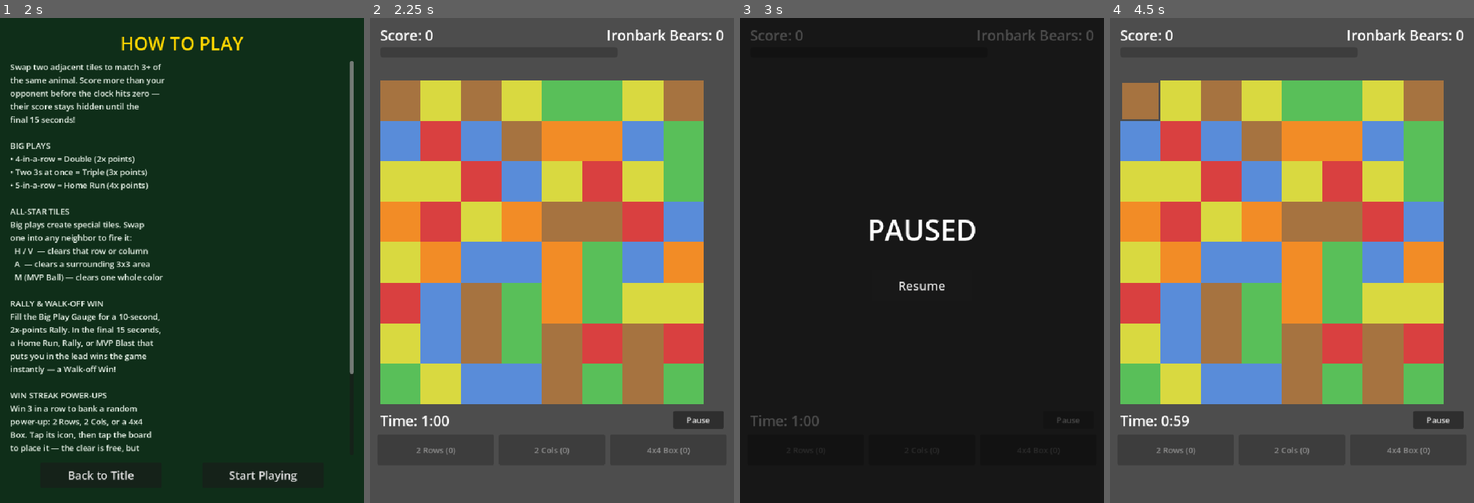
Above: before the commit, frames 1-4 (left to right).
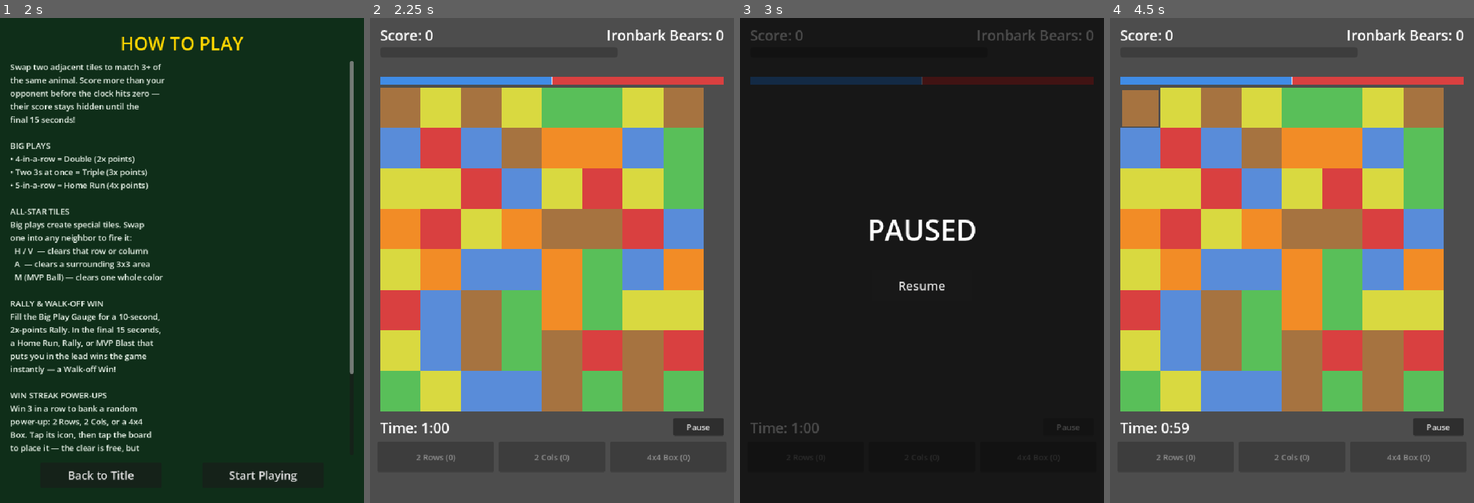
Above: after the commit, the same moments.

Repository: Pazderk/Wild-League-Match
Game: Godot game, scene res://scenes/title_screen.tscn
Two runs of this game, one before a commit and one after it. Both use one fixed random seed, a clock stepped at 60 frames per second and the inputs below.
Inputs (mouse positions are in pixels of both pictures, inside the frame that each line leads up to):
- Up to frame 1 (2 s): click (167, 299) at 0.52 s; type "Alex" at 0.6 s; click "Start Season" at 1.25 s
- Up to frame 2 (2.25 s): click "Start Playing" at 2 s
- Up to frame 3 (3 s): click "Pause" at 2.75 s
- Up to frame 4 (4.5 s): click "Resume" at 3.5 s; tap Enter at 4.25 s; move the mouse to (1139, 100) at 4.27 s; click (1139, 100) at 4.42 s

Frame 1 is identical in both runs. In frame 2, 12% of the frame differs, in the area x 2-98%, y 12-92%; in frame 3, 1.8%; in frame 4, 12%.

Commit message:
Add golden ball, error tiles, extra innings, tug-of-war meter, 3-swap finish
Final chance rework: losing at time-up now grants 3 swap attempts (hits
or misses both count) instead of exactly 1, before the game ends
regardless of outcome — unless a swap crosses the target first, which
still wins immediately, same as any other walkoff.

Board-event tiles: a new shared system (tile.gd's event_type, independent
of the existing All-Star special_type) for temporary markers layered on
an ordinary gem, matched via normal color-match rules:
- Golden ball: spawns once with 20s left, worth 3x a normal tile's score
  when matched, and doesn't clear — it relocates to a random cell instead.
- Error tiles: spawn at 15s and 40s elapsed; matching one gives the
  opponent's score a real +400 penalty, with an immediate "ERROR! +400
  Team" callout so the penalty is felt even while their total is still
  hidden pre-reveal.
- Extra Innings icon: appears once at 30s elapsed for a 5-second window;
  matching it in time adds 10 seconds to the game clock.
Propagating these through swaps and gravity (tiles are fixed nodes whose
properties get overwritten to simulate movement, never actually moved)
needed care: a true swap trades tags between two cells, while gravity's
shift-down is a one-way copy where the destination's old tag is properly
discarded, not preserved. Verified both directly, including the trickiest
case — a tagged tile shifting down because cells below it cleared.

Double/Triple bonus tiles are now roughly half as frequent: the score and
Rally-meter contribution are unchanged, but the resulting row/column or
area All-Star tile now only spawns about 50% of the time, since it was
showing up on nearly every 4-run or double-3 lower down.

Tug-of-war meter: replaces the disconnected pair of score numbers with a
single bar between the Rally bar and the Hitting Streak label — a blue
fill grows from the left for the player, red from the right for the
opponent, so the balance is visible at a glance. Numeric labels are kept
alongside it. During the pre-reveal window it's driven by the same decoy
value the number already showed, so it can't leak the opponent's hidden
real score early; it switches to the real score at the same 15-second
reveal moment "7TH INNING STRETCH!" already fires, and updates every
frame (including during Final Chance) rather than freezing after the
initial reveal, so a later change to the opponent's score is never stale.

Co-Authored-By: Claude Sonnet 5 <noreply@anthropic.com>

Diff:
--- a/scenes/board.tscn
+++ b/scenes/board.tscn
@@ -49,14 +49,42 @@
 theme_override_font_sizes/font_size = 20
 text = "HITTING STREAK x3"
 
+[node name="TugBar" type="Control" parent="."]
+offset_left = 20.0
+offset_top = 116.0
+offset_right = 700.0
+offset_bottom = 132.0
+
+[node name="TugBarBackground" type="ColorRect" parent="TugBar"]
+offset_right = 680.0
+offset_bottom = 16.0
+color = Color(0.25, 0.25, 0.25, 1)
+
+[node name="TugBarPlayerFill" type="ColorRect" parent="TugBar"]
+offset_right = 340.0
+offset_bottom = 16.0
+color = Color(0.25, 0.55, 0.9, 1)
+
+[node name="TugBarOpponentFill" type="ColorRect" parent="TugBar"]
+offset_left = 340.0
+offset_right = 680.0
+offset_bottom = 16.0
+color = Color(0.85, 0.25, 0.25, 1)
+
+[node name="TugBarCenterLine" type="ColorRect" parent="TugBar"]
+offset_left = 338.0
+offset_right = 342.0
+offset_bottom = 16.0
+color = Color(1, 1, 1, 0.6)
+
 [node name="TilesContainer" type="Node2D" parent="."]
-position = Vector2(20, 124)
+position = Vector2(20, 138)
 
 [node name="TimeLabel" type="Label" parent="."]
 offset_left = 20.0
-offset_top = 778.0
+offset_top = 792.0
 offset_right = 400.0
-offset_bottom = 813.0
+offset_bottom = 827.0
 theme_override_font_sizes/font_size = 28
 text = "Time: 1:00"
 
@@ -64,32 +92,32 @@
 
 [node name="PauseButton" type="Button" parent="."]
 offset_left = 600.0
-offset_top = 778.0
+offset_top = 792.0
 offset_right = 700.0
-offset_bottom = 813.0
+offset_bottom = 827.0
 text = "Pause"
 
 [node name="PowerupRowsButton" type="Button" parent="."]
 offset_left = 15.0
-offset_top = 825.0
+offset_top = 839.0
 offset_right = 245.0
-offset_bottom = 885.0
+offset_bottom = 899.0
 theme_override_font_sizes/font_size = 16
 text = "2 Rows (0)"
 
 [node name="PowerupColumnsButton" type="Button" parent="."]
 offset_left = 255.0
-offset_top = 825.0
+offset_top = 839.0
 offset_right = 465.0
-offset_bottom = 885.0
+offset_bottom = 899.0
 theme_override_font_sizes/font_size = 16
 text = "2 Cols (0)"
 
 [node name="PowerupBoxButton" type="Button" parent="."]
 offset_left = 475.0
-offset_top = 825.0
+offset_top = 839.0
 offset_right = 705.0
-offset_bottom = 885.0
+offset_bottom = 899.0
 theme_override_font_sizes/font_size = 16
 text = "4x4 Box (0)"
 
--- a/scenes/tile.tscn
+++ b/scenes/tile.tscn
@@ -18,3 +18,22 @@
 horizontal_alignment = 1
 vertical_alignment = 1
 text = "A"
+
+[node name="EventBadge" type="ColorRect" parent="."]
+visible = false
+mouse_filter = 2
+offset_left = 2.0
+offset_top = 2.0
+offset_right = 30.0
+offset_bottom = 30.0
+color = Color(1, 0.84, 0, 1)
+
+[node name="EventMark" type="Label" parent="EventBadge"]
+mouse_filter = 2
+offset_right = 28.0
+offset_bottom = 28.0
+theme_override_colors/font_color = Color(0, 0, 0, 1)
+theme_override_font_sizes/font_size = 18
+horizontal_alignment = 1
+vertical_alignment = 1
+text = "*"
--- a/scripts/board.gd
+++ b/scripts/board.gd
@@ -28,6 +28,12 @@
 # tier and Rally multipliers into runaway swings on a lucky multi-step
 # cascade — capping keeps chains exciting without blowing up the scoreboard.
 const MAX_CHAIN_MULTIPLIER := 3
+
+# A Double or Triple still always scores and builds the Rally meter — this
+# only thins out how often the resulting All-Star tile (line-blast / area-
+# blast) actually spawns, so those bonus tiles stay a rarer treat instead of
+# appearing on essentially every 4-run or double-3.
+const SPECIAL_TILE_SPAWN_CHANCE := 0.5
 
 # How long the Rally announcement freezes the game before play (and the
 # 10s Rally window itself) resumes.
@@ -55,6 +61,31 @@
 const WALKOFF_SLOWMO_SCALE := 0.4
 const WALKOFF_CELEBRATION_SECONDS := 4.0
 
+# Behind when time runs out: this many more swap attempts (hits or misses
+# both count against the total) before the game ends regardless of outcome —
+# unless a swap crosses the target first, which still wins immediately.
+const FINAL_CHANCE_SWAPS := 3
+
+# Board-event tiles: a temporary marker layered on an ordinary gem (see
+# tile.gd's event_type), matched via normal color-match rules like any other
+# tile. All times below are elapsed seconds since the game started.
+const GOLDEN_BALL_TIME_LEFT := 20.0 # spawns once this much time remains
+const GOLDEN_TILE_VALUE_MULTIPLIER := 3.0 # counts as this many tiles' worth of base score
+
+const ERROR_TILE_ELAPSED_TIMES := [15.0, 40.0]
+const ERROR_TILE_PENALTY := 400
+
+const EXTRA_INNINGS_ELAPSED_SPAWN := 30.0
+const EXTRA_INNINGS_VISIBLE_SECONDS := 5.0
+const EXTRA_INNINGS_BONUS_SECONDS := 10.0
+
+# Tug-of-war meter: how much score lead (in either direction) fully
+# saturates the bar to one side, scaled off the current game's own target
+# so it stays meaningfully sensitive whether the opponent's range is small
+# or large.
+const TUG_BAR_SCALE_FRACTION := 0.6
+const TUG_BAR_SCALE_FLOOR := 1000.0
+
 # One-time-use power-ups, banked from a Win Streak (SeasonManager) and spent
 # here. Tap the icon to arm one, then tap the board to place it — the clear
 # itself scores nothing (it's a utility, not a match), but whatever the
@@ -72,6 +103,9 @@
 @onready var time_label: Label = $TimeLabel
 @onready var big_play_label: Label = $BigPlayLabel
 @onready var hitting_streak_label: Label = $HittingStreakLabel
+@onready var tug_bar_background: ColorRect = $TugBar/TugBarBackground
+@onready var tug_bar_player_fill: ColorRect = $TugBar/TugBarPlayerFill
+@onready var tug_bar_opponent_fill: ColorRect = $TugBar/TugBarOpponentFill
 @onready var tiles_container: Node2D = $TilesContainer
 @onready var rally_bar: ProgressBar = $RallyBar
 @onready var rally_status_label: Label = $RallyStatusLabel
@@ -116,8 +150,23 @@
 var rally_meter := 0.0
 var rally_time_left := 0.0
 var time_up_handled := false
-var final_move_active := false
+# >0 while behind at time-up: how many more swap attempts (hits or misses
+# both count) are left before the game ends regardless of outcome. 0 means
+# not in this phase.
+var final_moves_remaining := 0
 var season_over := false
+
+# Board-event tiles currently on the board: Vector2i -> "golden" | "error" |
+# "extra_innings". golden_pos / extra_innings_pos additionally track those
+# two by dedicated position (there's at most one of each at a time, unlike
+# error tiles which can have two live simultaneously).
+var board_events := {}
+var golden_pos := Vector2i(-1, -1)
+var golden_spawned := false
+var error_tiles_spawned: Array = [false, false] # parallel to ERROR_TILE_ELAPSED_TIMES
+var extra_innings_pos := Vector2i(-1, -1)
+var extra_innings_spawned := false
+var extra_innings_expire_at := -1.0 # time_left value at which it vanishes unclaimed
 
 var opponent_score := 0
 var opponent_revealed := false
@@ -150,7 +199,7 @@
 	opponent_score = target_score
 	decoy_ceiling = SeasonManager.roll_target_score() # independent re-roll, just for the decoy display
 	decoy_next_tick = randf_range(DECOY_TICK_MIN, DECOY_TICK_MAX)
-	opponent_label.text = "%s: 0" % current_team_name
+	_update_opponent_display()
 
 	_update_time_label()
 	rally_bar.max_value = RALLY_METER_MAX
@@ -237,7 +286,6 @@
 		if not opponent_revealed:
 			if time_left <= OPPONENT_REVEAL_TIME_LEFT:
 				opponent_revealed = true
-				opponent_label.text = "%s: %d" % [current_team_name, opponent_score]
 				_show_big_play("7TH INNING STRETCH!")
 			else:
 				decoy_tick_timer += delta
@@ -250,6 +298,13 @@
 		if hitting_streak_idle_timer >= HITTING_STREAK_DECAY_IDLE_SECONDS and hitting_streak_count > 0:
 			hitting_streak_count = 0
 			_update_hitting_streak_label()
+
+		_update_board_events()
+
+	# Kept outside the time_left > 0 gate (unlike the decoy ticker above) so
+	# the tug-of-war bar and label stay live through FINAL CHANCE too, where
+	# the score can still move — that's the most dramatic moment to watch it.
+	_update_opponent_display()
 
 	if time_left <= 0.0 and not is_busy and not time_up_handled:
 		time_up_handled = true
@@ -273,7 +328,26 @@
 	var deficit: float = max(expected - decoy_score, 0.0)
 	var gain: int = int(max(15.0, deficit * randf_range(0.6, 1.4)))
 	decoy_score += gain
-	opponent_label.text = "%s: %d" % [current_team_name, decoy_score]
+
+
+## Keeps the opponent's numeric label and the tug-of-war bar in sync every
+## frame, using the decoy score before the reveal and the real one after —
+## so a change to the real opponent_score (an error tile penalty, say) shows
+## up immediately even if it happens well after the reveal already passed.
+func _update_opponent_display() -> void:
+	var shown_score: int = opponent_score if opponent_revealed else decoy_score
+	opponent_label.text = "%s: %d" % [current_team_name, shown_score]
+	_update_tug_of_war_bar(shown_score)
+
+
+func _update_tug_of_war_bar(shown_opponent_score: int) -> void:
+	var scale: float = max(target_score * TUG_BAR_SCALE_FRACTION, TUG_BAR_SCALE_FLOOR)
+	var diff: float = float(score - shown_opponent_score)
+	var ratio: float = clamp(0.5 + diff / (2.0 * scale), 0.0, 1.0)
+	var bar_width: float = tug_bar_background.size.x
+	tug_bar_player_fill.size.x = ratio * bar_width
+	tug_bar_opponent_fill.position.x = ratio * bar_width
+	tug_bar_opponent_fill.size.x = bar_width - ratio * bar_width
 
 
 ## A manual pause, distinct from the internal `is_paused` used to freeze
@@ -299,10 +373,10 @@
 
 
 ## When the clock hits zero: an already-winning score ends the game normally.
-## A losing score instead gets one bonus, untimed swap — "one last chance" —
-## rather than ending immediately or auto-detonating leftover specials.
-## Bungled/no-match swap attempts during this window just revert as usual and
-## don't burn the chance; only a swap that actually resolves ends the game.
+## A losing score instead gets FINAL_CHANCE_SWAPS bonus, untimed swaps —
+## "3 outs" — before the game ends regardless of outcome. A swap that
+## crosses the target still wins immediately, same as any other walkoff;
+## hitting or whiffing otherwise both use up one of the swaps.
 func _handle_time_up() -> void:
 	if score >= opponent_score:
 		_end_game()
@@ -311,7 +385,7 @@
 	is_paused = true
 	rally_announce_label.visible = true
 	walkoff_label.visible = false
-	rally_announce_label.text = "FINAL CHANCE!\nOne swap to win it!"
+	rally_announce_label.text = "FINAL CHANCE!\n%d swaps to win it!" % FINAL_CHANCE_SWAPS
 	rally_announcement.visible = true
 	await get_tree().create_timer(2.0).timeout
 	rally_announcement.visible = false
@@ -319,7 +393,7 @@
 
 	if not _has_valid_move():
 		await _reshuffle_board()
-	final_move_active = true
+	final_moves_remaining = FINAL_CHANCE_SWAPS
 
 
 func _box_score_text() -> String:
@@ -565,15 +639,7 @@
 		hitting_streak_count = 0
 		_update_hitting_streak_label()
 		is_busy = false
-
-		# "FINAL CHANCE! One swap to win it" means exactly one — whiffing it
-		# still ends the game, same as landing a match would. Previously
-		# only the match branch below consumed final_move_active, so a
-		# whiffed final swap left the game hanging, open to unlimited
-		# further attempts instead of the one promised.
-		if final_move_active and not game_over:
-			final_move_active = false
-			_end_game()
+		_consume_final_chance_swap()
 	else:
 		hitting_streak_count = min(hitting_streak_count + 1, HITTING_STREAK_MAX)
 		hitting_streak_idle_timer = 0.0
@@ -583,10 +649,7 @@
 		await _resolve_matches(match_data, forced_label, hitting_streak_multiplier)
 		is_busy = false
 
-		if final_move_active and not game_over:
-			final_move_active = false
-			_end_game()
-		elif not game_over and not _has_valid_move():
+		if not _consume_final_chance_swap() and not game_over and not _has_valid_move():
 			await _reshuffle_board()
 
 
@@ -675,11 +738,24 @@
 		await _resolve_matches(match_data)
 	is_busy = false
 
-	if final_move_active and not game_over:
-		final_move_active = false
+	if not _consume_final_chance_swap() and not game_over and not _has_valid_move():
+		await _reshuffle_board()
+
+
+## Consumes one attempt during "FINAL CHANCE" (a hit or a miss both count) —
+## ends the game once the counter runs out, or immediately if this swap
+## already crossed the target (an ordinary win, even without a dramatic
+## Walk-off). A no-op outside of FINAL CHANCE. Returns true if it ended the
+## game, so callers can skip their own reshuffle-check in that case.
+func _consume_final_chance_swap() -> bool:
+	if final_moves_remaining <= 0 or game_over:
+		return false
+	final_moves_remaining -= 1
+	if score >= opponent_score or final_moves_remaining <= 0:
 		_end_game()
-	elif not game_over and not _has_valid_move():
-		await _reshuffle_board()
+		return true
+	_show_big_play("%d LEFT!" % final_moves_remaining)
+	return false
 
 
 func _update_hitting_streak_label() -> void:
@@ -708,10 +784,118 @@
 	var tile_b: Control = grid[b.x][b.y]
 	var temp_type: int = tile_a.gem_type
 	var temp_special: String = tile_a.special_type
+	var temp_event: String = tile_a.event_type
 	tile_a.set_type(tile_b.gem_type)
 	tile_a.set_special(tile_b.special_type)
+	tile_a.set_event(tile_b.event_type)
 	tile_b.set_type(temp_type)
 	tile_b.set_special(temp_special)
+	tile_b.set_event(temp_event)
+	_move_board_event_tracking(a, b)
+
+
+## Keeps board_events (and the dedicated golden_pos / extra_innings_pos
+## trackers) in sync with a true two-way swap (_swap_tiles): whatever was at
+## a and b trade places.
+func _move_board_event_tracking(a: Vector2i, b: Vector2i) -> void:
+	var event_a: String = board_events.get(a, "")
+	var event_b: String = board_events.get(b, "")
+	if event_a == "" and event_b == "":
+		return
+
+	if event_a != "":
+		board_events[b] = event_a
+	else:
+		board_events.erase(b)
+	if event_b != "":
+		board_events[a] = event_b
+	else:
+		board_events.erase(a)
+
+	if golden_pos == a:
+		golden_pos = b
+	elif golden_pos == b:
+		golden_pos = a
+	if extra_innings_pos == a:
+		extra_innings_pos = b
+	elif extra_innings_pos == b:
+		extra_innings_pos = a
+
+
+## One-way version for _apply_gravity's shift-down copy: whatever event tag
+## was at src is now at dst. dst's own old tag, if any, was already read out
+## earlier in this same gravity pass (gravity only ever copies to a row at
+## or below its source), so simply discarding it here is safe.
+func _copy_board_event_tracking(src: Vector2i, dst: Vector2i) -> void:
+	var event_src: String = board_events.get(src, "")
+	board_events.erase(src)
+	if event_src != "":
+		board_events[dst] = event_src
+	else:
+		board_events.erase(dst)
+
+	if golden_pos == src:
+		golden_pos = dst
+	if extra_innings_pos == src:
+		extra_innings_pos = dst
+
+
+## Spawns each board-event tile at its scheduled elapsed time, and expires
+## the Extra Innings icon if its short visible window passes unclaimed.
+func _update_board_events() -> void:
+	var elapsed: float = SESSION_SECONDS - time_left
+
+	if not golden_spawned and time_left <= GOLDEN_BALL_TIME_LEFT:
+		golden_spawned = true
+		golden_pos = _spawn_board_event("golden")
+
+	for i in range(ERROR_TILE_ELAPSED_TIMES.size()):
+		if not error_tiles_spawned[i] and elapsed >= ERROR_TILE_ELAPSED_TIMES[i]:
+			error_tiles_spawned[i] = true
+			_spawn_board_event("error")
+
+	if not extra_innings_spawned and elapsed >= EXTRA_INNINGS_ELAPSED_SPAWN:
+		extra_innings_spawned = true
+		extra_innings_pos = _spawn_board_event("extra_innings")
+		if extra_innings_pos != Vector2i(-1, -1):
+			extra_innings_expire_at = time_left - EXTRA_INNINGS_VISIBLE_SECONDS
+
+	if extra_innings_pos != Vector2i(-1, -1) and time_left <= extra_innings_expire_at:
+		_expire_extra_innings()
+
+
+## Places a new board-event tile of the given kind on a random plain (no
+## All-Star special, not already event-tagged) cell. Returns its position,
+## or (-1,-1) if the board somehow has no free cell.
+func _spawn_board_event(kind: String) -> Vector2i:
+	var candidates: Array = []
+	for x in range(COLUMNS):
+		for y in range(ROWS):
+			var p := Vector2i(x, y)
+			if grid[x][y].special_type == "" and not board_events.has(p):
+				candidates.append(p)
+	if candidates.is_empty():
+		return Vector2i(-1, -1)
+	var pos: Vector2i = candidates[randi() % candidates.size()]
+	board_events[pos] = kind
+	grid[pos.x][pos.y].set_event(kind)
+	return pos
+
+
+func _expire_extra_innings() -> void:
+	if extra_innings_pos != Vector2i(-1, -1):
+		grid[extra_innings_pos.x][extra_innings_pos.y].set_event("")
+		board_events.erase(extra_innings_pos)
+	extra_innings_pos = Vector2i(-1, -1)
+
+
+## Called when the golden ball is caught in a match — it doesn't clear, it
+## relocates to a fresh random cell instead.
+func _relocate_golden_ball() -> void:
+	if golden_pos != Vector2i(-1, -1):
+		grid[golden_pos.x][golden_pos.y].set_event("")
+		board_events.erase(golden_pos)
+	golden_pos = _spawn_board_event("golden")
 
 
 ## Returns {"positions": {Vector2i: true}, "runs": [{"length", "orientation",
@@ -783,6 +967,16 @@
 
 		var detonated := _expand_special_detonations(positions)
 
+		# Board-event tiles caught in this step: golden earns a bonus and
+		# persists (relocating instead of clearing); error/extra-innings
+		# fire their effect and clear normally along with everything else.
+		var golden_in_step: bool = golden_pos != Vector2i(-1, -1) and positions.has(golden_pos)
+		var extra_innings_in_step: bool = extra_innings_pos != Vector2i(-1, -1) and positions.has(extra_innings_pos)
+		var error_hits: Array = []
+		for pos in positions.keys():
+			if board_events.get(pos, "") == "error":
+				error_hits.append(pos)
+
 		var max_run := 0
 		var home_run_run = null
 		var double_run = null
@@ -810,13 +1004,15 @@
 		elif double_run != null:
 			tier_multiplier = 2
 			event_label = "DOUBLE!"
-			spawn_pos = double_run.cells[double_run.cells.size() / 2]
-			spawn_special = "row" if double_run.orientation == "h" else "col"
+			if randf() < SPECIAL_TILE_SPAWN_CHANCE:
+				spawn_pos = double_run.cells[double_run.cells.size() / 2]
+				spawn_special = "row" if double_run.orientation == "h" else "col"
 		elif triple_runs.size() >= 2:
 			tier_multiplier = 3
 			event_label = "TRIPLE!"
-			spawn_pos = _pick_triple_spawn(triple_runs[0], triple_runs[1])
-			spawn_special = "area"
+			if randf() < SPECIAL_TILE_SPAWN_CHANCE:
+				spawn_pos = _pick_triple_spawn(triple_runs[0], triple_runs[1])
+				spawn_special = "area"
 		elif chain_count >= 2:
 			event_label = CASCADE_EVENTS[randi() % CASCADE_EVENTS.size()]
 
@@ -833,11 +1029,38 @@
 			"MVP BLAST!": stat_mvp_blasts += 1
 		stat_longest_cascade = max(stat_longest_cascade, chain_count)
 
+		# Board-event effects and callout text, appended after the stat
+		# tracking above (which matches event_label against exact tier
+		# strings) so they can't corrupt that comparison.
+		if not error_hits.is_empty():
+			var penalty: int = ERROR_TILE_PENALTY * error_hits.size()
+			opponent_score += penalty
+			for pos in error_hits:
+				board_events.erase(pos)
+			var error_text := "ERROR! +%d %s" % [penalty, current_team_name]
+			event_label = error_text if event_label == "" else event_label + "  " + error_text
+		if extra_innings_in_step:
+			board_events.erase(extra_innings_pos)
+			extra_innings_pos = Vector2i(-1, -1)
+			time_left += EXTRA_INNINGS_BONUS_SECONDS
+			_update_time_label()
+			var bonus_text := "EXTRA INNINGS! +%ds" % int(EXTRA_INNINGS_BONUS_SECONDS)
+			event_label = bonus_text if event_label == "" else event_label + "  " + bonus_text
+
 		if spawn_pos != null:
 			positions.erase(spawn_pos)
+		if golden_in_step:
+			positions.erase(golden_pos)
 
 		var chain_multiplier: int = min(chain_count, MAX_CHAIN_MULTIPLIER)
-		var base_points: int = int(BASE_POINTS * positions.size() * tier_multiplier * chain_multiplier * hitting_streak_multiplier)
+		# positions has already had golden_pos erased above (it doesn't
+		# clear, so it doesn't belong in the "how many tiles cleared" count)
+		# — its own contribution is added back separately, at its full
+		# bonus weight, instead of the 1 it would've counted as normally.
+		var effective_tile_count: float = positions.size()
+		if golden_in_step:
+			effective_tile_count += GOLDEN_TILE_VALUE_MULTIPLIER
+		var base_points: int = int(BASE_POINTS * effective_tile_count * tier_multiplier * chain_multiplier * hitting_streak_multiplier)
 		var rally_active := rally_time_left > 0.0
 		var score_before_step := score
 		score += base_points * (RALLY_MULTIPLIER if rally_active else 1)
@@ -868,6 +1091,9 @@
 
 		_apply_gravity(positions)
 		await get_tree().create_timer(0.1).timeout
+
+		if golden_in_step:
+			_relocate_golden_ball()
 
 		var is_walkoff_event := event_label == "HOME RUN!" or event_label == "MVP BLAST!" or rally_just_started
 		if is_walkoff_event and opponent_revealed and score_before_step < opponent_score and score >= opponent_score:
@@ -1153,6 +1379,12 @@
 	for x in range(COLUMNS):
 		for y in range(ROWS):
 			grid[x][y].set_type(_random_type_without_match(x, y))
+	# set_type() above wipes every tile's event badge along with its color,
+	# same as it always has for All-Star specials — clear the tracking to
+	# match rather than leave it pointing at cells that no longer carry one.
+	board_events.clear()
+	golden_pos = Vector2i(-1, -1)
+	extra_innings_pos = Vector2i(-1, -1)
 	await get_tree().create_timer(0.5).timeout
 	is_paused = false
 
@@ -1170,6 +1402,14 @@
 					var dst: Control = grid[x][write_y]
 					dst.set_type(src.gem_type)
 					dst.set_special(src.special_type)
+					dst.set_event(src.event_type)
+					_copy_board_event_tracking(Vector2i(x, y), Vector2i(x, write_y))
 				write_y -= 1
 		for y in range(write_y, -1, -1):
 			grid[x][y].set_type(randi() % GEM_TYPES)
+			var fresh_pos := Vector2i(x, y)
+			board_events.erase(fresh_pos)
+			if golden_pos == fresh_pos:
+				golden_pos = Vector2i(-1, -1)
+			if extra_innings_pos == fresh_pos:
+				extra_innings_pos = Vector2i(-1, -1)
--- a/scripts/tile.gd
+++ b/scripts/tile.gd
@@ -22,11 +22,26 @@
 const SPECIAL_SYMBOLS := {"area": "A", "row": "H", "col": "V", "color_bomb": "M"}
 const COLOR_BOMB_COLOR := Color(0.12, 0.12, 0.14)
 
+# Board-event overlays: a temporary marker on top of an ordinary gem, matched
+# via normal color-match rules like any other tile, independent of the
+# All-Star special_type above. "" = none. "golden" = worth bonus points and
+# relocates instead of clearing when matched. "error" = penalizes the player
+# when matched. "extra_innings" = adds time when matched.
+const EVENT_BADGE_COLORS := {
+	"golden": Color(1, 0.84, 0, 1),
+	"error": Color(0.9, 0.15, 0.15, 1),
+	"extra_innings": Color(0.25, 0.6, 1, 1),
+}
+const EVENT_SYMBOLS := {"golden": "★", "error": "!", "extra_innings": "+10"}
+
 var gem_type: int = 0
 var special_type: String = ""
+var event_type: String = ""
 var grid_pos: Vector2i = Vector2i.ZERO
 
 @onready var special_mark: Label = $SpecialMark
+@onready var event_badge: ColorRect = $EventBadge
+@onready var event_mark: Label = $EventBadge/EventMark
 
 
 func _ready() -> void:
@@ -34,12 +49,13 @@
 	mouse_filter = Control.MOUSE_FILTER_STOP
 
 
-## Setting a plain gem type always clears any special marker — a tile only
-## carries special status when explicitly given one via set_special().
+## Setting a plain gem type always clears any special marker or board-event
+## badge — a tile only carries either when explicitly given one afterward.
 func set_type(type: int) -> void:
 	gem_type = type
 	color = GEM_COLORS[type]
 	set_special("")
+	set_event("")
 
 
 func set_special(type: String) -> void:
@@ -52,6 +68,14 @@
 		color = COLOR_BOMB_COLOR
 	elif type == "":
 		color = GEM_COLORS[gem_type]
+
+
+func set_event(type: String) -> void:
+	event_type = type
+	event_badge.visible = type != ""
+	if type != "":
+		event_badge.color = EVENT_BADGE_COLORS[type]
+		event_mark.text = EVENT_SYMBOLS[type]
 
 
 func set_selected(is_selected: bool) -> void:
Not shown, changed: docs/index.html
Not shown, changed: docs/index.pck
